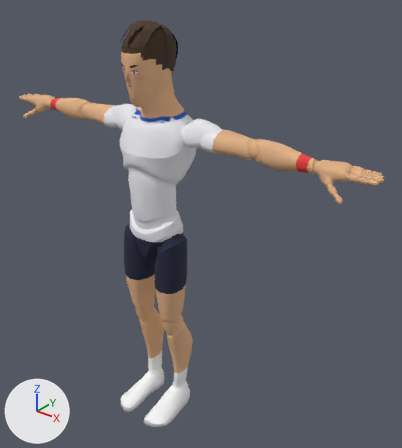
An edit to the glTF model sweetspot/models/players/p01.glb, drawn before and after from the same camera.
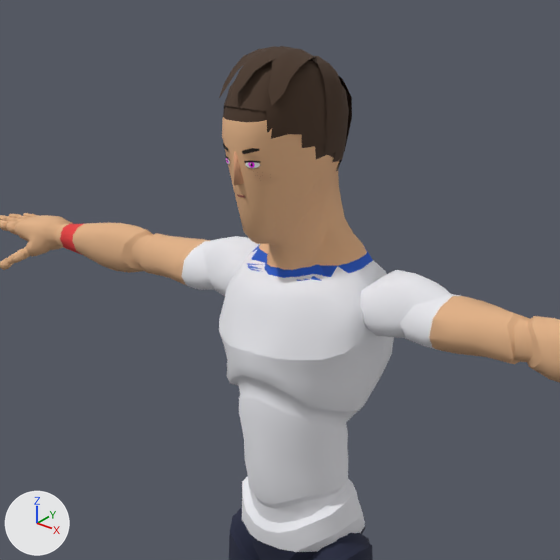
Each version is shown whole from a 50 mm camera at (1.57, -1.64, 2.1) aimed at (0.15, 0.13, 1.01), then close up on the part from 6% to 67% of the width and 0% to 55% of the height. The axes (+X, +Y, +Z) are drawn at lower left. The lights are the same throughout. The older version's two pictures come first. Vertices at exactly the same position are counted once.

Names of what the first close-up shows: 'Body', 'Face', 'Hair' and 1 more.
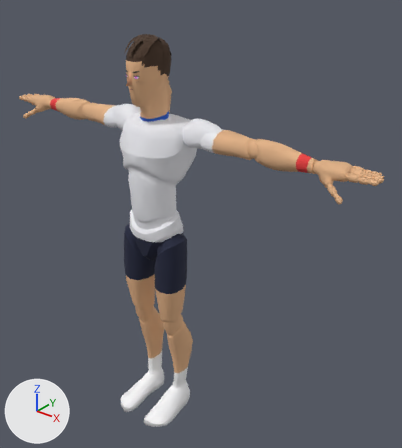
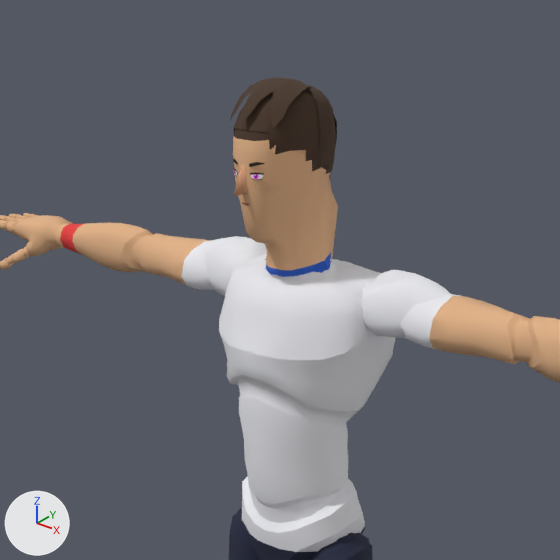
Changed parts and their boxes [x1, y1, x2, y2] in the close-ups (560 x 560 px; the box of a moved part takes in the faces that stretch with it):
```json
{"object": "Body", "change": "reshaped", "before": [0, 67, 560, 560], "after": [0, 95, 560, 560]}
{"object": "Hair", "change": "reshaped", "before": [219, 46, 352, 171], "after": [229, 77, 337, 179]}
{"object": "Face", "change": "reshaped", "before": [223, 144, 260, 198], "after": [233, 159, 264, 205]}
{"part": 1, "of": "me_mannequin", "change": "moved or reshaped", "before": [209, 67, 415, 324], "after": [209, 95, 415, 324]}
{"part": 2, "of": "me_mannequin", "change": "surface changed", "before": [246, 160, 322, 281], "after": [248, 159, 320, 287]}
{"part": 4, "of": "me_hair", "change": "rebuilt", "before": [224, 60, 349, 171], "after": [234, 89, 336, 179]}
{"part": 5, "of": "me_hair", "change": "rebuilt", "before": [310, 56, 352, 151], "after": [306, 85, 337, 155]}
{"part": 6, "of": "me_hair", "change": "added", "after": [229, 77, 310, 128], "on screen": "brown"}
{"part": 7, "of": "me_hair", "change": "deleted", "before": [219, 46, 315, 106], "on screen": "brown"}
```

Edits to the scene script, one JSON object a line:
```json
{"block": "me_mannequin", "where": "# used by ob_body; location = (0.0, 0.0, 0.0)"}
{"op": "remove", "block": "me_mannequin", "code": "me_mannequin.from_pydata(...)  # 7380 vertices, 14515 faces; spans x -0.97..0.97, y -0.21..0.14, z 0.0..1.86"}
{"op": "add", "block": "me_mannequin", "code": "me_mannequin.from_pydata(...)  # 7378 vertices, 14511 faces; spans x -0.97..0.97, y -0.21..0.14, z 0.0..1.81"}
{"block": "me_mannequin", "change": "me_mannequin part 1: 239 vertices moved from x -0.21..0.21, y -0.13..0.14, z 1.32..1.86 to x -0.21..0.21, y -0.11..0.14, z 1.33..1.81; 111 vertices removed from x -0.13..0.13, y -0.04..0.13, z 1.49..1.79; 109 vertices added at x -0.14..0.14, y -0.05..0.12, z 1.48..1.67"}
{"block": "me_mannequin", "change": "me_mannequin part 2: 8 kept faces spanning x -0.09..0.09, y -0.03..0.08, z 1.48..1.72 get new texture (UV) coordinates"}
{"block": "me_face", "where": "# used by ob_face; location = (0.0, 0.0, 0.0)"}
{"op": "remove", "block": "me_face", "code": "me_face.from_pydata(...)  # 50 vertices, 64 faces; spans x -0.0672..0.0672, y -0.1276..-0.0304, z 1.6106..1.7281"}
{"op": "add", "block": "me_face", "code": "me_face.from_pydata(...)  # 48 vertices, 62 faces; spans x -0.0594..0.0594, y -0.1103..-0.0483, z 1.6059..1.7234"}
{"block": "me_face", "change": "me_face part 3: the whole mesh is rebuilt"}
{"block": "me_hair", "where": "# used by ob_hair; location = (0.0, 0.0, 0.0)"}
{"op": "remove", "block": "me_hair", "code": "me_hair.from_pydata(...)  # 414 vertices, 784 faces; spans x -0.09..0.09, y -0.126..0.127, z 1.627..1.875"}
{"op": "add", "block": "me_hair", "code": "me_hair.from_pydata(...)  # 406 vertices, 770 faces; spans x -0.079..0.079, y -0.107..0.095, z 1.646..1.825"}
{"block": "me_hair", "change": "me_hair part 4: the loose piece of 219 vertices spanning x -0.085..0.085, y -0.115..0.124, z 1.627..1.861 is rebuilt with 211 vertices and now spans x -0.074..0.074, y -0.097..0.091, z 1.646..1.812"}
{"block": "me_hair", "change": "me_hair part 5: the loose piece of 111 vertices spanning x -0.09..0.09, y 0.005..0.127, z 1.67..1.858 is rebuilt with 111 vertices and now spans x -0.079..0.079, y 0.0..0.095, z 1.655..1.81"}
{"block": "me_hair", "change": "me_hair part 6: a new loose piece of 84 vertices spanning x -0.059..0.059, y -0.107..0.047, z 1.757..1.825, in mat_palette (picture img_palette)"}
{"block": "me_hair", "change": "me_hair part 7: 84 vertices removed from x -0.07..0.07, y -0.126..0.061, z 1.794..1.875"}
```
